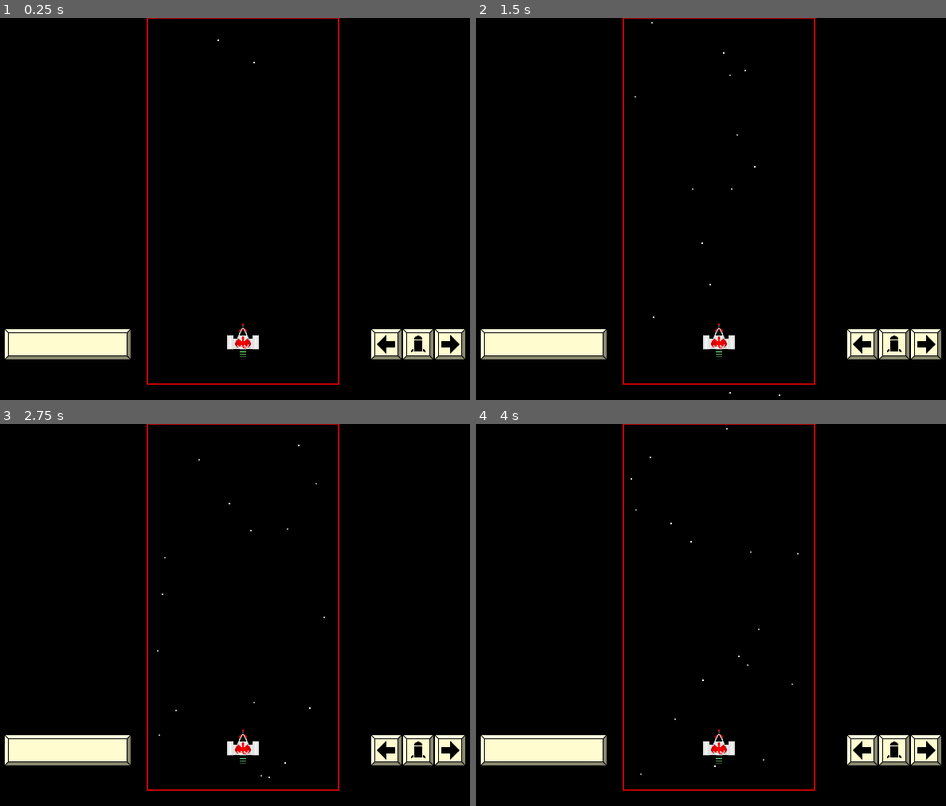
Above: before the commit, frames 1-4 (two rows, left to right).
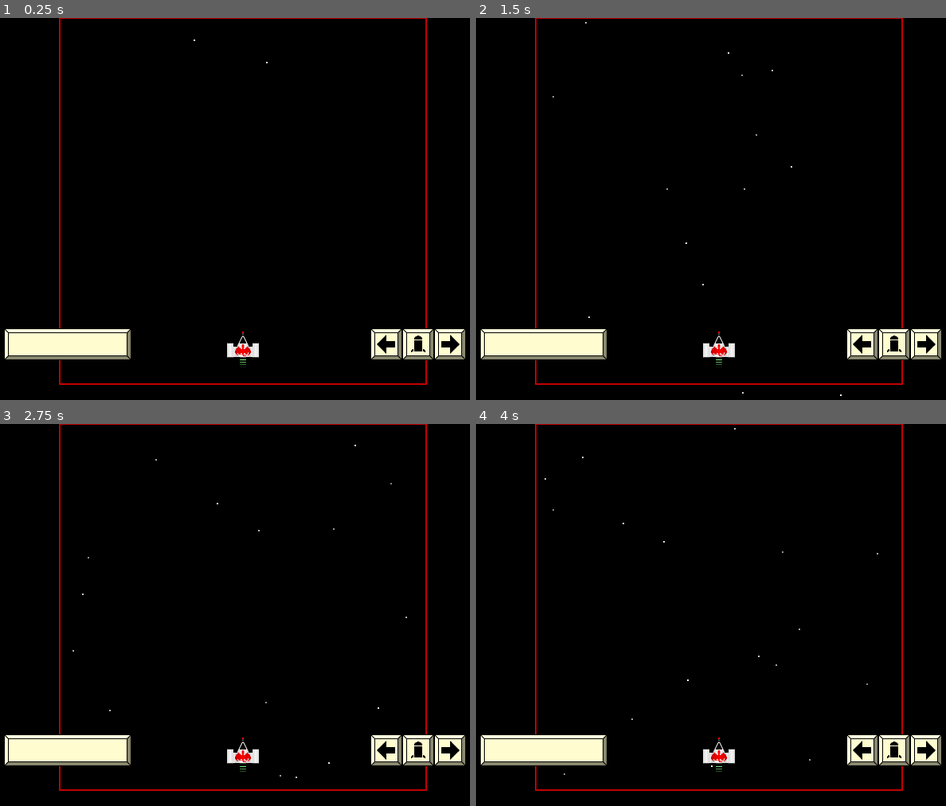
Above: after the commit, the same moments.

Repository: swashdev/minigame-madness
Game: Godot game, scene res://mini/shooter/scenes/shooter_frame.tscn
The game is run twice, just before and just after one commit, with the same random seed, the same clock (stepped at 60 frames per second) and the same inputs. This scene is started directly instead of the project's main scene.
Inputs (mouse positions are in pixels of both pictures, inside the frame that each line leads up to):
- Up to frame 1 (0.25 s): no input
- Up to frame 2 (1.5 s): move the mouse to (833, 189) at 0.52 s; hold Space (action) 0.53-1.28 s; hold Right (move_right) from 0.53 s (still down); tap Up (move_up) at 0.77 s; move the mouse to (617, 228) at 1.27 s; tap Space (action) at 1.35 s
- Up to frame 3 (2.75 s): tap Up (move_up) at 1.52 s; move the mouse to (296, 530) at 2.02 s; release Right (move_right) at 2.03 s; hold Left (move_left) from 2.03 s (still down); hold Space (action) from 2.03 s (still down)
- Up to frame 4 (4 s): move the mouse to (692, 691) at 2.77 s; release Left (move_left) at 2.78 s; release Space (action) at 2.78 s; hold Right (move_right) from 2.78 s (still down); tap Space (action) at 2.85 s; tap Up (move_up) at 3.02, 3.77 s; move the mouse to (870, 672) at 3.52 s; hold Space (action) from 3.53 s (still down)

The runs differ from the first frame. In frame 1, 1.8% of the frame differs, in the area x 12-91%, y 0-97%; in frame 2, 1.9%, in the area x 12-91%, y 0-99%; in frame 3, 1.9%; in frame 4, 1.9%.

Commit message:
[SHOOTER] expand game boundary to 460 px.
The shooter minigame is too easy.  There just isn't enough room for the
enemy ships to have a realistic chance of maneuvering out of the way.
To help make up for this, the game's boundary has been extended to 460
pixels in length and more paths have been added for the enemy ships.
It's still not a very difficult game, but it's no longer as trivial as
it was before.

Diff:
--- a/mini/shooter/scenes/shooter_frame.tscn
+++ b/mini/shooter/scenes/shooter_frame.tscn
@@ -21,7 +21,7 @@
 }
 
 [node name="Minigame" parent="." instance=ExtResource( 6 )]
-position = Vector2( 200, 0 )
+position = Vector2( 90, 0 )
 
 [node name="Spacebar" parent="." instance=ExtResource( 1 )]
 position = Vector2( 100, 410 )
--- a/mini/shooter/scenes/shooter_minigame.tscn
+++ b/mini/shooter/scenes/shooter_minigame.tscn
@@ -10,7 +10,7 @@
 
 [sub_resource type="Curve2D" id=1]
 _data = {
-"points": PoolVector2Array( 0, 0, 0, 0, 8, 0, 0, 0, 0, 0, 232, 0 )
+"points": PoolVector2Array( 0, 0, 0, 0, 8, 0, 0, 0, 0, 0, 456, 0 )
 }
 
 [sub_resource type="Curve2D" id=2]
@@ -35,7 +35,42 @@
 
 [sub_resource type="Curve2D" id=6]
 _data = {
-"points": PoolVector2Array( 0, 0, 0, 0, 64, -64, 0, 0, 0, 0, 64, 64, 0, 0, 0, 0, 192, 64, 0, 0, 0, 0, 192, -64 )
+"points": PoolVector2Array( 0, 0, 0, 0, 64, -64, 0, 0, 0, 0, 64, 64, 0, 0, 0, 0, 392, 64, 0, 0, 0, 0, 392, -64 )
+}
+
+[sub_resource type="Curve2D" id=7]
+_data = {
+"points": PoolVector2Array( 0, 0, 0, 0, 384, -64, 0, 0, 0, 0, 448, 88, 0, 0, 0, 0, 344, 192, 0, 0, 0, 0, 432, 320, 0, 0, 0, 0, 352, 320, 0, 0, 0, 0, 352, 472 )
+}
+
+[sub_resource type="Curve2D" id=8]
+_data = {
+"points": PoolVector2Array( 0, 0, 0, 0, 432, -64, 0, 0, 0, 0, 336, 128, 0, 0, 0, 0, 424, 192, 0, 0, 0, 0, 320, 320, 0, 0, 0, 0, 424, 472 )
+}
+
+[sub_resource type="Curve2D" id=9]
+_data = {
+"points": PoolVector2Array( 0, 0, 0, 0, 448, -64, 0, 0, 0, 0, 16, 472 )
+}
+
+[sub_resource type="Curve2D" id=10]
+_data = {
+"points": PoolVector2Array( 0, 0, 0, 0, 32, -64, 0, 0, 0, 0, 448, 472 )
+}
+
+[sub_resource type="Curve2D" id=11]
+_data = {
+"points": PoolVector2Array( 0, 0, 0, 0, 256, -56, 0, 0, 0, 0, 256, 472 )
+}
+
+[sub_resource type="Curve2D" id=12]
+_data = {
+"points": PoolVector2Array( 0, 0, 0, 0, 320, -64, 0, 0, 0, 0, 320, 64, 0, 0, 0, 0, 128, 64, 0, 0, 0, 0, 128, 256, 0, 0, 0, 0, 320, 256, 0, 0, 0, 0, 320, 472 )
+}
+
+[sub_resource type="Curve2D" id=13]
+_data = {
+"points": PoolVector2Array( 0, 0, 0, 0, -64, 64, 0, 0, 0, 0, 520, 64, 0, 0, 0, 0, 520, 128, 0, 0, 0, 0, -64, 128, 0, 0, 0, 0, -64, 192, 0, 0, 0, 0, 520, 192, 0, 0, 0, 0, 520, 256, 0, 0, 0, 0, -64, 256, 0, 0, 0, 0, -64, 320, 0, 0, 0, 0, 520, 320, 0, 0, 0, 0, 520, 384, 0, 0, 0, 0, -64, 384 )
 }
 
 [node name="ShooterMinigame" type="Node2D"]
@@ -72,14 +107,35 @@
 [node name="Path5" parent="Paths" instance=ExtResource( 4 )]
 curve = SubResource( 6 )
 
+[node name="Path6" parent="Paths" instance=ExtResource( 4 )]
+curve = SubResource( 7 )
+
+[node name="Path7" parent="Paths" instance=ExtResource( 4 )]
+curve = SubResource( 8 )
+
+[node name="Path8" parent="Paths" instance=ExtResource( 4 )]
+curve = SubResource( 9 )
+
+[node name="Path9" parent="Paths" instance=ExtResource( 4 )]
+curve = SubResource( 10 )
+
+[node name="Path10" parent="Paths" instance=ExtResource( 4 )]
+curve = SubResource( 11 )
+
+[node name="Path11" parent="Paths" instance=ExtResource( 4 )]
+curve = SubResource( 12 )
+
+[node name="Path12" parent="Paths" instance=ExtResource( 4 )]
+curve = SubResource( 13 )
+
 [node name="Missile" parent="." instance=ExtResource( 7 )]
-position = Vector2( 120, 400 )
+position = Vector2( 230, 415 )
 
 [node name="Player" parent="." instance=ExtResource( 1 )]
-position = Vector2( 120, 430 )
+position = Vector2( 230, 440 )
 
 [node name="Boundary" type="Line2D" parent="."]
-points = PoolVector2Array( 0, 0, 240, 0, 240, 460, 0, 460, 0, 0 )
+points = PoolVector2Array( 0, 0, 460, 0, 460, 460, 0, 460, 0, 0 )
 width = 2.0
 default_color = Color( 0.764706, 0, 0, 1 )
 
--- a/mini/shooter/scripts/characters/player.gd
+++ b/mini/shooter/scripts/characters/player.gd
@@ -27,7 +27,7 @@
 			position.x += speed
 		if Input.is_action_pressed( "move_left" ):
 			position.x -= speed
-		position.x = clamp( position.x, 20, 220 )
+		position.x = clamp( position.x, 20, 440 )
 		# The player fires a standard bullet with the spacebar.
 		if Input.is_action_pressed( "action" ):
 			# Only fire the shot if the player's cooldown timer has expired.
Not shown: 1 places in mini/shooter/scenes/shooter_minigame.tscn that only renumber resources
